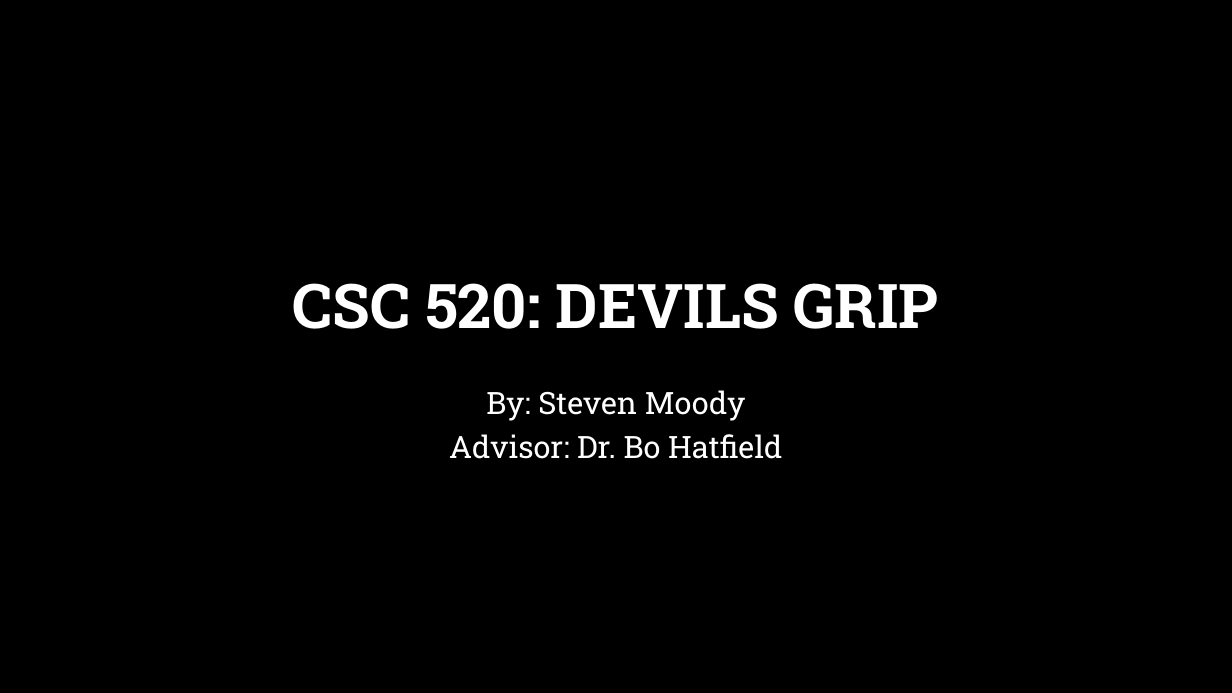
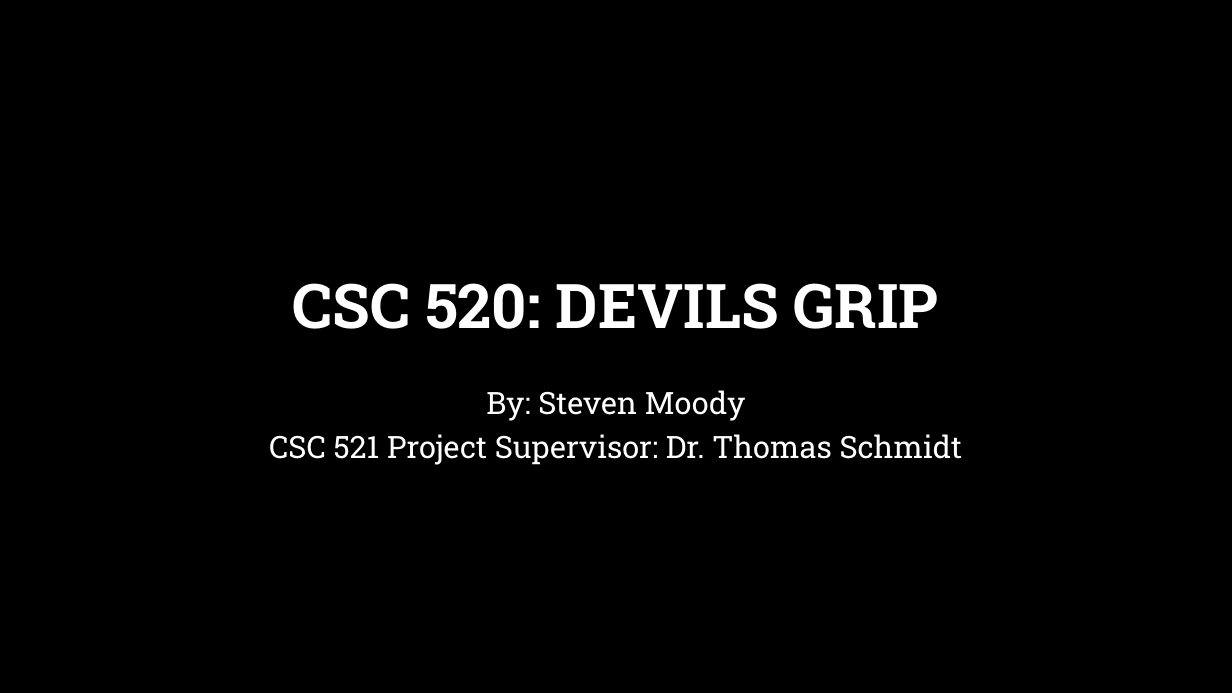
Before and after one commit to steveb1250/Devils_Grip_Proposal, a slide deck: slide 1 of CSC_520_Devils_Grip.pptx. Drawn at 1232x693 pixels with LibreOffice and Linux fonts; fonts in the diff are those of the drawing; background and template pictures are left out. Boxes give left, top, right and bottom in pixels: in the first picture for what was removed or moved away, otherwise in the second. Text is boxed around its words. In the diff, an @@ line names an element or a change of style, - is before the commit and + after.

```diff
--- a/CSC_520_Devils_Grip.pptx
+++ b/CSC_520_Devils_Grip.pptx
@@ subtitle at (x1=269, y1=434, x2=963, y2=465): text changed @@
-Advisor: Dr. Bo Hatfield
+CSC 521 Project Supervisor: Dr. Thomas Schmidt
```
Also in this commit, not shown: 8 other slides changed, 2 other files.
